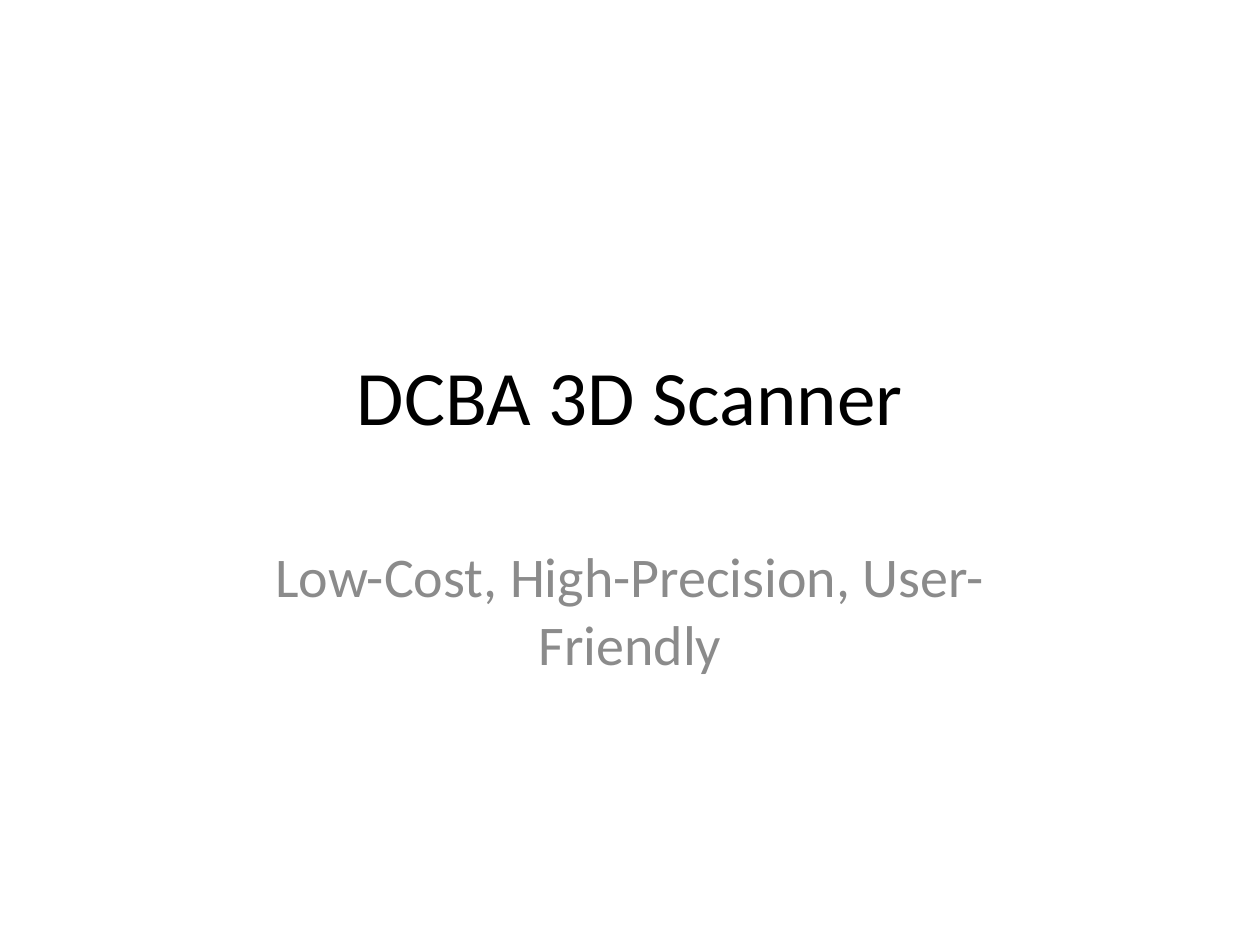
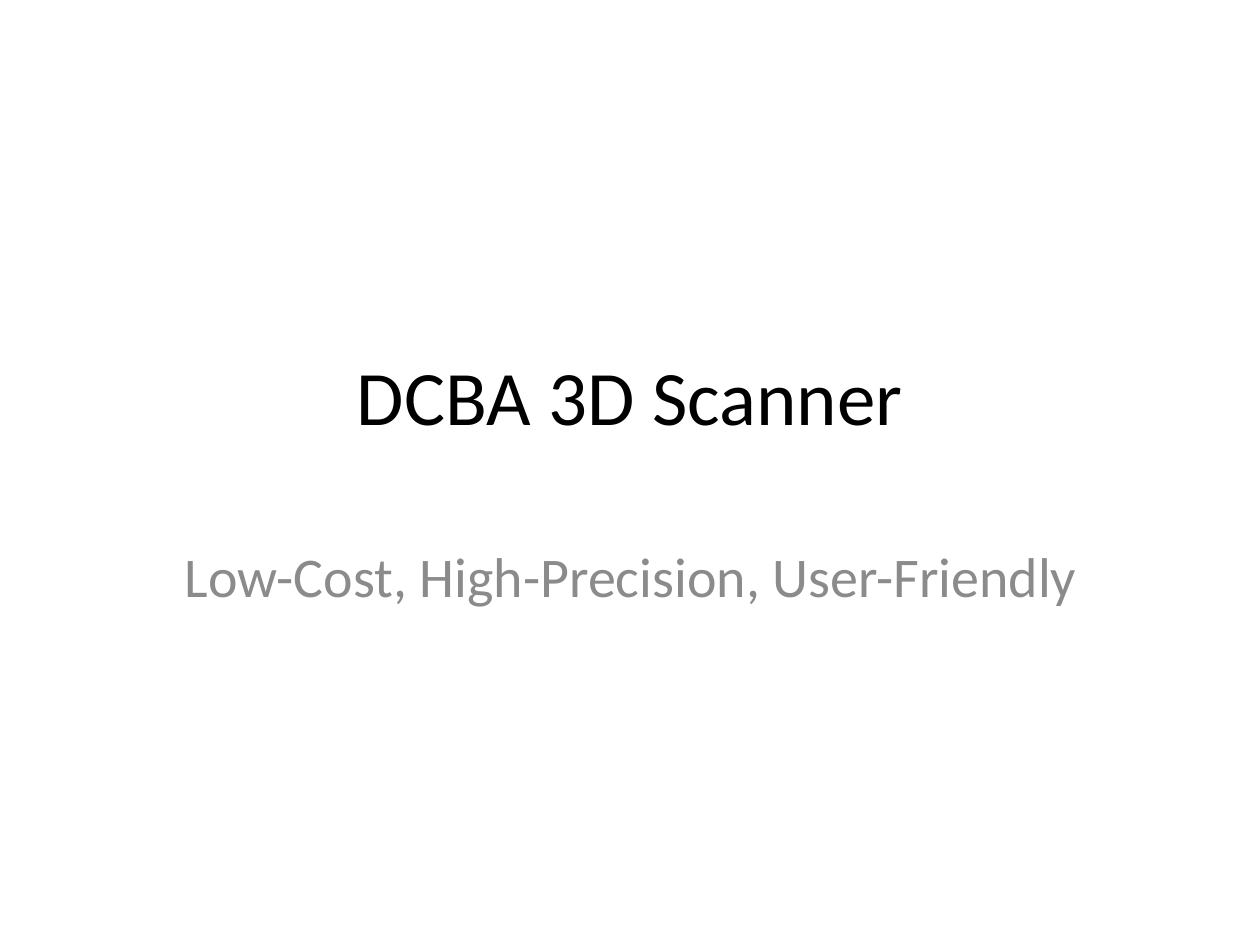
Before and after one commit to troyastorino/dcba, a slide deck: slide 1 of presentations/10-slide-pitch/initial-10-slide-pitch.pptx. Drawn at 1260x945 pixels with LibreOffice and Linux fonts; fonts in the diff are those of the drawing. Boxes give left, top, right and bottom in pixels: in the first picture for what was removed or moved away, otherwise in the second. Text is boxed around its words. In the diff, an @@ line names an element or a change of style, - is before the commit and + after.

```diff
--- a/presentations/10-slide-pitch/initial-10-slide-pitch.pptx
+++ b/presentations/10-slide-pitch/initial-10-slide-pitch.pptx
@@ subtitle "Low-Cost, High-Precision, User-Friendly" rewrapped from (275, 558, 984, 674) to (185, 558, 1077, 607) @@
```
Also in this commit, not shown: 4 other slides changed, 1 slide added, 1 slide removed, 3 other files.
